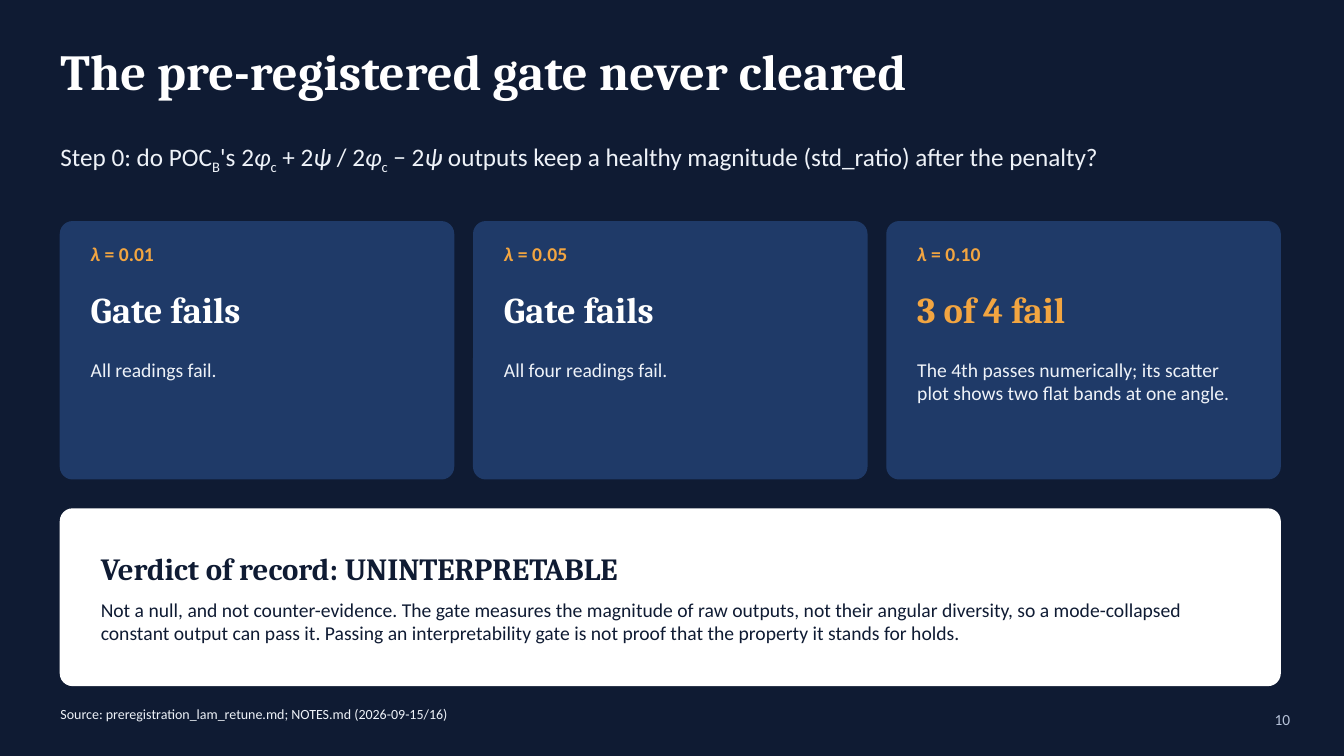
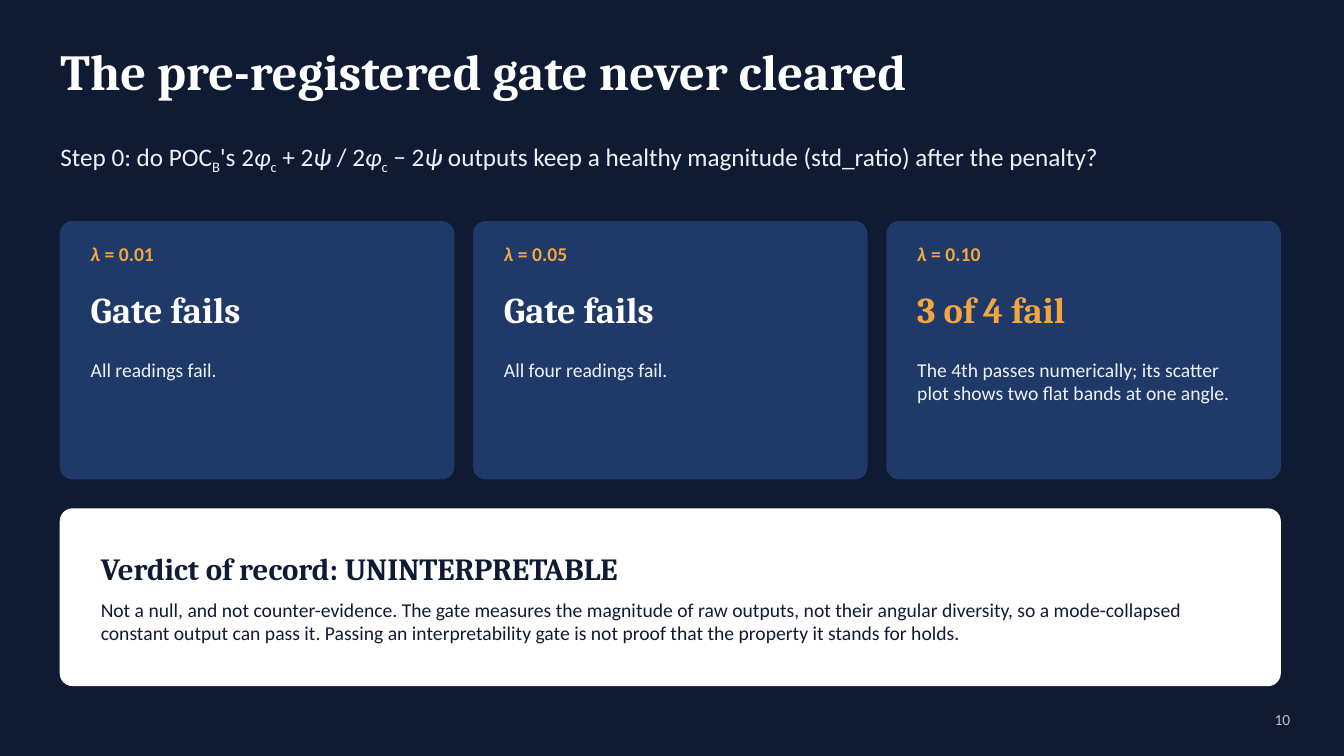
Before and after one commit to syedalimohsinbukhari/ml_practice_v2, a slide deck: slide 10 of experiments/phic_psi_poc-redo/phic_psi_presentation.pptx. Drawn at 1344x756 pixels with LibreOffice and Linux fonts; fonts in the diff are those of the drawing. Boxes give left, top, right and bottom in pixels: in the first picture for what was removed or moved away, otherwise in the second. Text is boxed around its words. In the diff, an @@ line names an element or a change of style, - is before the commit and + after.

```diff
--- a/experiments/phic_psi_poc-redo/phic_psi_presentation.pptx
+++ b/experiments/phic_psi_poc-redo/phic_psi_presentation.pptx
@@ text removed at (60,709,447,722) @@
-Source: preregistration_lam_retune.md; NOTES.md (2026-09-15/16)
```
Also in this commit, not shown: 14 other slides changed, 2 other files.
